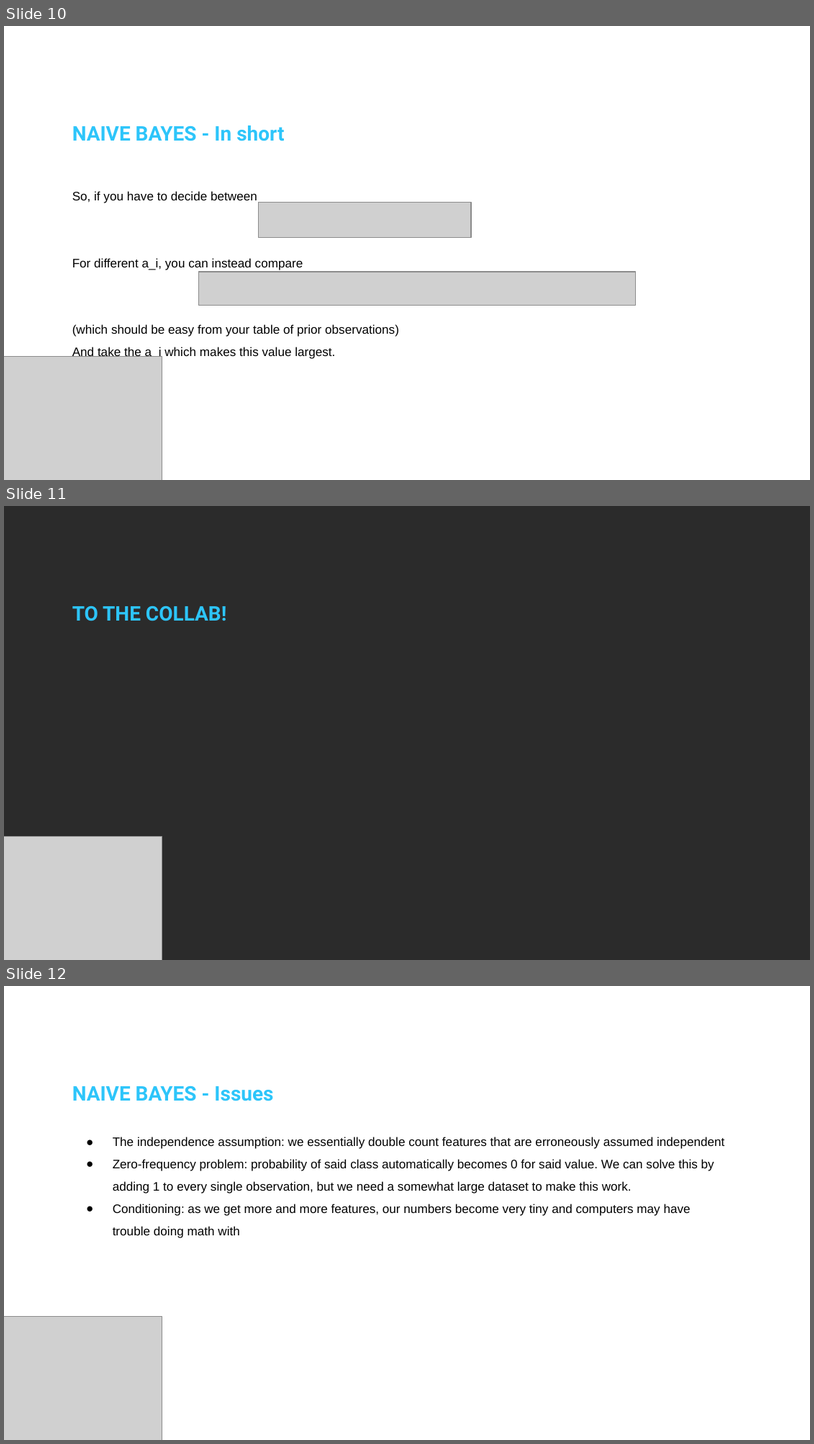
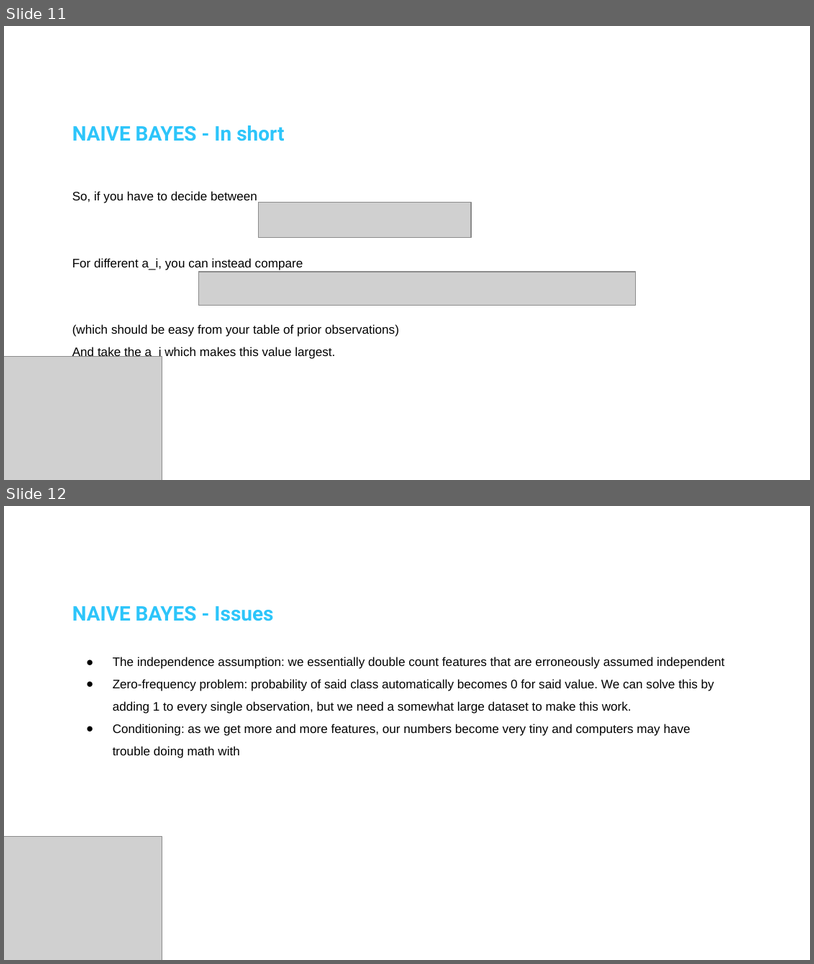
Before and after one commit to DSML-bootcamp/w5-nbs, a slide deck: D1/1A. Naive Bayes.pptx. Shown one above the other, each under a label of ours: slides 10, 11 and 12 before the commit, slides 11 and 12 after it. The pictures are 814x1444 and 814x964 pixels, drawn with LibreOffice and Linux fonts; fonts in the diff are those of the drawing; grey boxes stand for pictures; background and template pictures are left out; a plain dark background stands for a picture behind light text. Boxes give left, top, right and bottom in pixels: in the first picture for what was removed or moved away, otherwise in the second. Text is boxed around its words. In the diff, an @@ line names an element or a change of style, - is before the commit and + after.

```diff
--- a/D1/1A. Naive Bayes.pptx
+++ b/D1/1A. Naive Bayes.pptx
@@ slide 11 removed at (4, 506, 810, 960), background picture (left out) @@
@@ text removed at (72, 606, 226, 621) @@
-TO THE COLLAB!
@@ picture removed at (4, 836, 162, 960) @@
@@ what was slide 10 is now slide 11 @@
```
Also in this commit, not shown: 6 slides changed, 1 slide added, 5 other slides removed, 6 other files.
